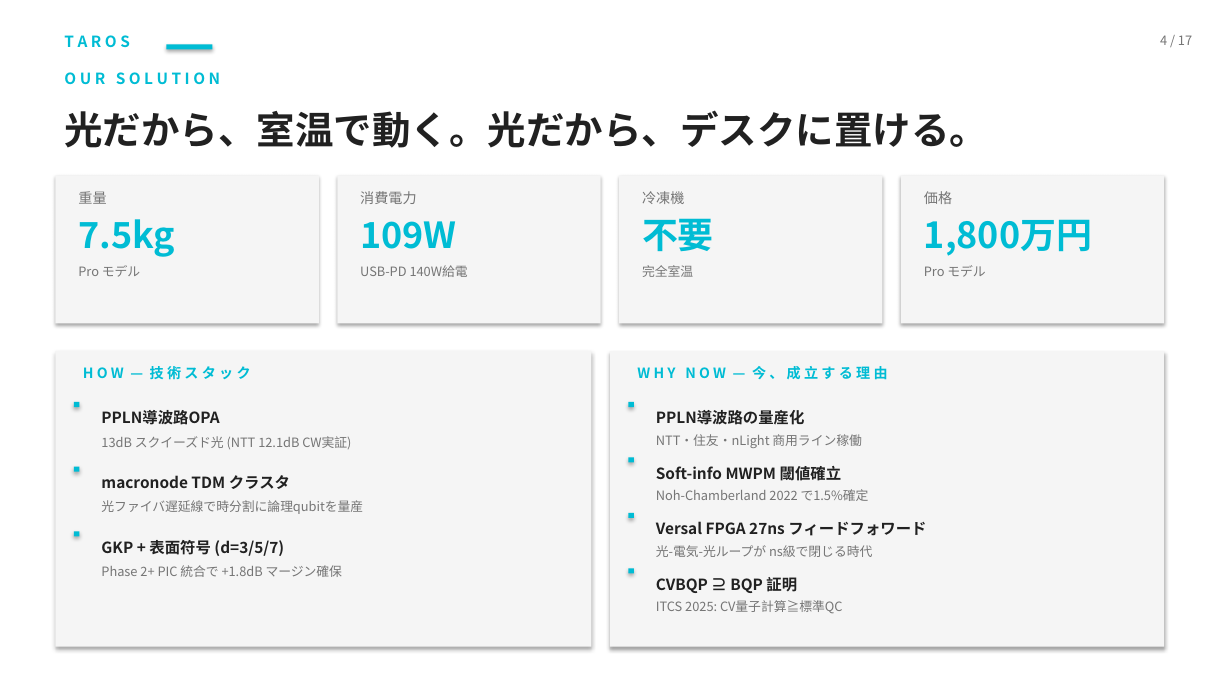
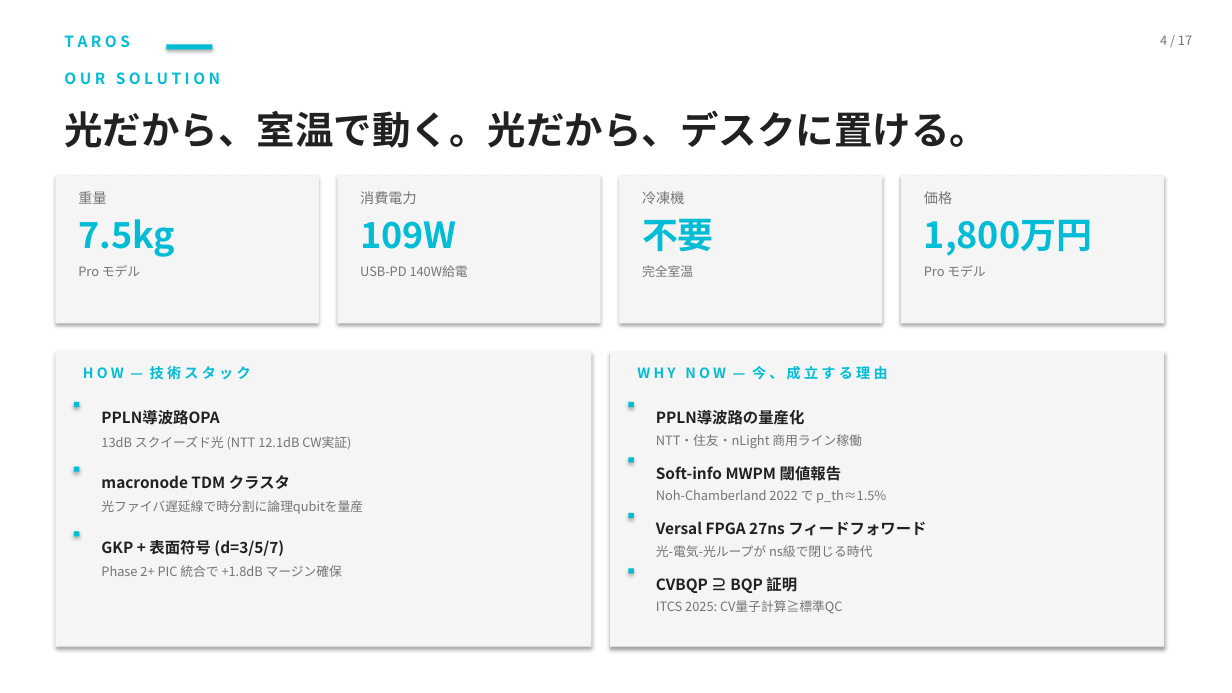
Before and after one commit to TomohiroTani28/Taros, a slide deck: slide 4 of assets/TAROS_Investor_Pitch_Revised.pptx. Drawn at 1232x693 pixels with LibreOffice and Linux fonts; fonts in the diff are those of the drawing. Boxes give left, top, right and bottom in pixels: in the first picture for what was removed or moved away, otherwise in the second. Text is boxed around its words. In the diff, an @@ line names an element or a change of style, - is before the commit and + after.

```diff
--- a/assets/TAROS_Investor_Pitch_Revised.pptx
+++ b/assets/TAROS_Investor_Pitch_Revised.pptx
@@ text at bbox=[656, 463, 842, 483]: text changed @@
-Soft-info MWPM 閾値確立
+Soft-info MWPM 閾値報告
@@ text at bbox=[656, 490, 886, 503]: text changed @@
-Noh-Chamberland 2022 で1.5%確定
+Noh-Chamberland 2022 で p_th≈1.5%
```
Also in this commit, not shown: 8 other slides changed, 2 other files.
